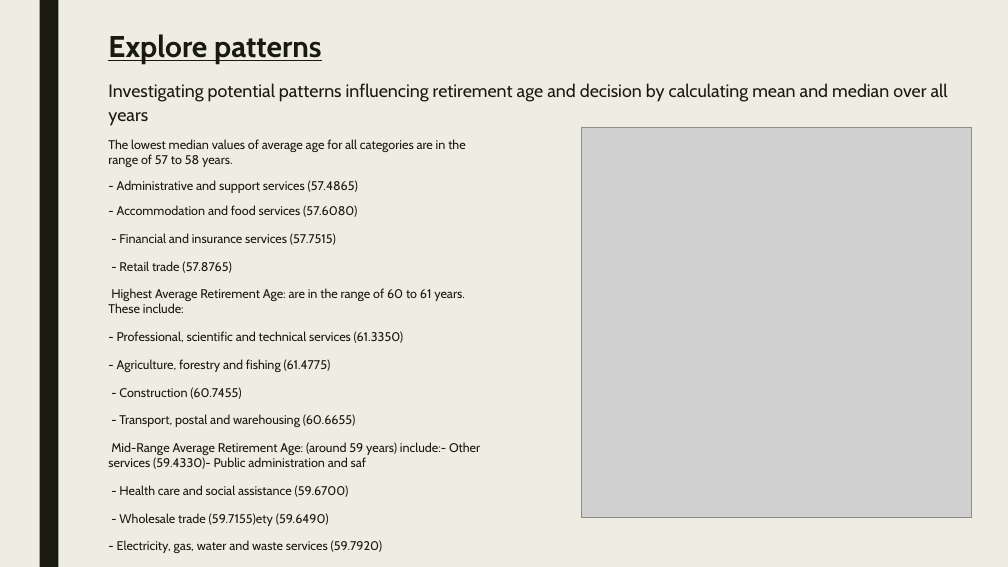
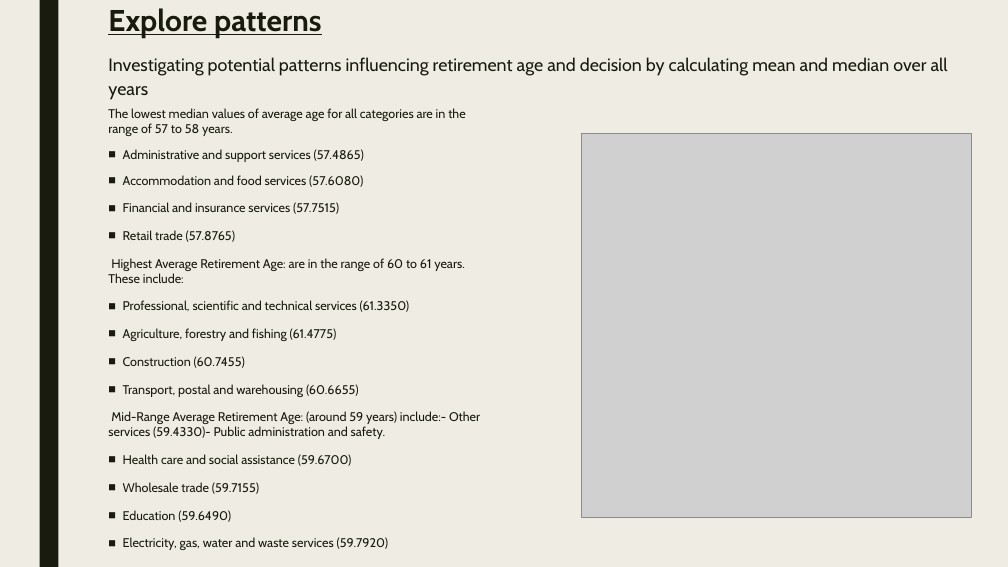
Before and after one commit to braydonnugent/Project1_Group4, a slide deck: slide 7 of PRES Retirement Analysis.pptx. Drawn at 1008x567 pixels with LibreOffice and Linux fonts; fonts in the diff are those of the drawing; grey boxes stand for pictures. Boxes give left, top, right and bottom in pixels: in the first picture for what was removed or moved away, otherwise in the second. Text is boxed around its words. In the diff, an @@ line names an element or a change of style, - is before the commit and + after.

```diff
--- a/PRES Retirement Analysis.pptx
+++ b/PRES Retirement Analysis.pptx
@@ title "Explore patterns": place and size @@
-title "Explore patterns" at <box>108,34,948,126</box>
+title "Explore patterns" at <box>108,8,948,100</box>
@@ text "The lowest median values of ...": place and size @@
-text "The lowest median values of ..." at <box>108,139,480,553</box>
+text "The lowest median values of ..." at <box>108,108,480,550</box>
@@ text at <box>123,149,364,242</box>: text changed @@
-- Administrative and support services (57.4865)
-- Accommodation and food services (57.6080)
-- Financial and insurance services (57.7515)
-- Retail trade (57.8765)
+■ Administrative and support services (57.4865)
+■ Accommodation and food services (57.6080)
+■ Financial and insurance services (57.7515)
+■ Retail trade (57.8765)
@@ picture: place and size @@
-picture at <box>582,128,972,518</box>
+picture at <box>582,134,972,518</box>
@@ text at <box>108,300,480,550</box>: text changed @@
-- Professional, scientific and technical services (61.3350)
-- Agriculture, forestry and fishing (61.4775)
-- Construction (60.7455)
-- Transport, postal and warehousing (60.6655)
-Mid-Range Average Retirement Age: (around 59 years) include:- Other services (59.4330)- Public administration and saf
-- Health care and social assistance (59.6700)
-- Wholesale trade (59.7155)ety (59.6490)
-- Electricity, gas, water and waste services (59.7920)
+■ Professional, scientific and technical services (61.3350)
+■ Agriculture, forestry and fishing (61.4775)
+■ Construction (60.7455)
+■ Transport, postal and warehousing (60.6655)
+Mid-Range Average Retirement Age: (around 59 years) include:- Other services (59.4330)- Public administration and safety.
+■ Health care and social assistance (59.6700)
+■ Wholesale trade (59.7155)
+■ Education (59.6490)
+■ Electricity, gas, water and waste services (59.7920)
```
Also in this commit, not shown: 14 other slides changed.
